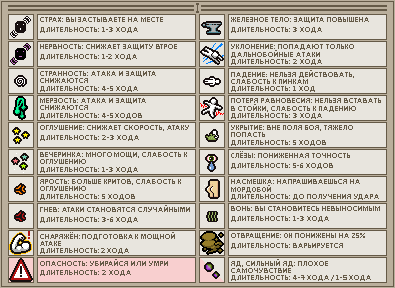
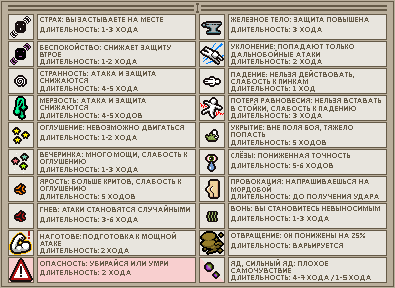
Comparing the layer stacks of the two (395, 288) images. Changes:
added layer "Второй" in group "Перевод" over [40, 43, 369, 240]
renamed "Layer 1" to "Первый", hid it, painted on it over [40, 43, 369, 240]
